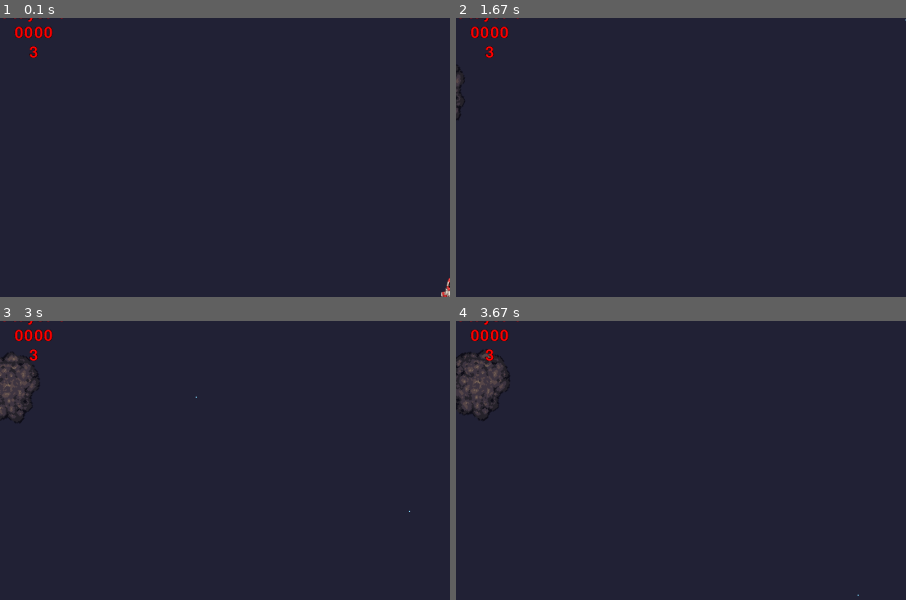
Above: before the commit, frames 1-4 (two rows, left to right).
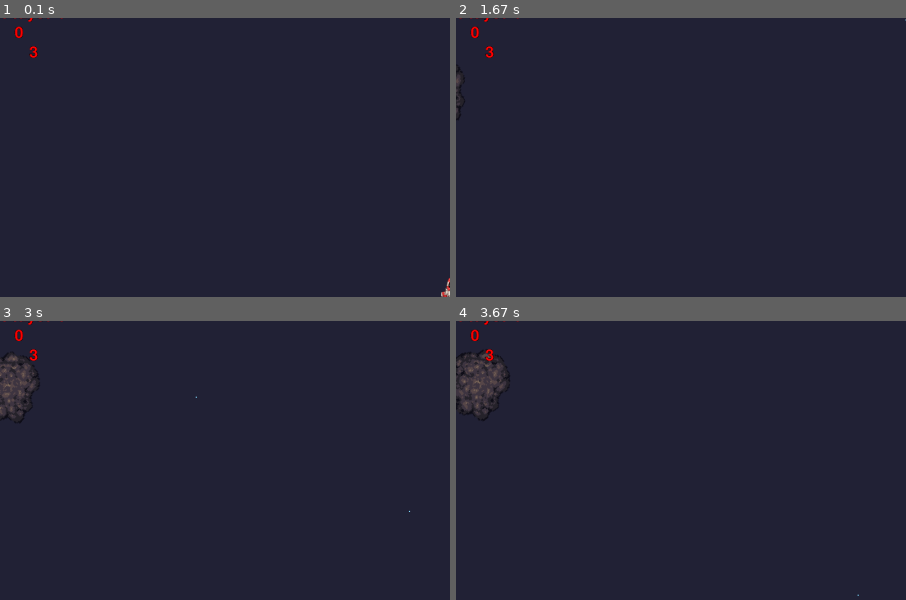
Above: after the commit, the same moments.

Repository: mattstoneham/Pygame
Game: pygame game, started from asteroids/asteroids.py
The game is run twice, just before and just after one commit, with the same random seed, the same clock (stepped at 60 frames per second) and the same inputs.
Inputs:
- Up to frame 1 (0.1 s): no input
- Up to frame 2 (1.67 s): tap Space at 0.33, 0.73, 1.03, 1.23, 1.57 s; hold D 0.67-1.13 s; hold W 1.17-1.47 s; hold D from 1.5 s (still down)
- Up to frame 3 (3 s): tap Space at 1.87, 2.07, 2.37, 2.63, 2.93 s; release D at 1.97 s; hold A 2-2.53 s; hold A 2.57-2.97 s
- Up to frame 4 (3.67 s): hold W 3-3.37 s; tap Space at 3.07, 3.47 s; hold D from 3.4 s (still down)
The pictures show only the part of the screen within x 0-50%, y 3-53%; the shares and areas given below are measured in that part.

The runs differ from the first frame. In frame 1, 0.2% of the frame differs, in the area x 5-12%, y 2-8%; in frame 2, 0.2%; in frame 3, 0.2%; in frame 4, 0.2%.

Commit message:
UI now updating with game stats (player 1 score and lives)

Diff:
--- a/asteroids/asteroids.py
+++ b/asteroids/asteroids.py
@@ -7,12 +7,12 @@
 
 
 # global variables
-GAMEDIR = os.path.split(os.path.abspath(os.path.realpath(sys.argv[0])))[0]      # base script path, for relative resource gathering
-SPRITEDIR = os.path.join(GAMEDIR, 'sprites')                                    # sprite directory, relative to base path
-game_state = 'menu screen'                                                      # the main game state
-game_stats = {'player1': {'score': 000, 'lives': 3, 'powerup': ''},
+g_GAMEDIR = os.path.split(os.path.abspath(os.path.realpath(sys.argv[0])))[0]      # base script path, for relative resource gathering
+g_SPRITEDIR = os.path.join(g_GAMEDIR, 'sprites')                                    # sprite directory, relative to base path
+g_game_state = 'menu screen'                                                      # the main game state
+g_game_stats = {'player1': {'score': 000, 'lives': 3, 'powerup': ''},
               'player2': {'score': 000, 'lives': 3, 'powerup': ''}}                         # tracks game stats
-COLOURS = {'BLACK': (0, 0, 0), 'GREEN': (0, 255, 0), 'L_BLUE': (130, 220, 255), # some default colours
+g_COLOURS = {'BLACK': (0, 0, 0), 'GREEN': (0, 255, 0), 'L_BLUE': (130, 220, 255), # some default g_COLOURS
            'RED': (255, 0, 0)}
 
 
@@ -44,7 +44,7 @@
 
 class SpaceObject(pygame.sprite.Sprite):
 
-    global game_state, game_stats, SPRITEDIR, COLOURS
+    global g_game_state, g_game_stats, g_SPRITEDIR, g_COLOURS
 
     def __init__(self, window, spritesize = (20, 20), position_by='center'):
         pygame.sprite.Sprite.__init__(self)         # init the parent class
@@ -68,7 +68,7 @@
         self.last_collision_owner = None            # stores the owner of the last colliding object
 
         self.image_original = pygame.Surface(spritesize)    # always clean version of the sprite image, updated from here on self.update
-        self.image_original.fill((COLOURS['L_BLUE']))       # default square fill in place of an image
+        self.image_original.fill((g_COLOURS['L_BLUE']))       # default square fill in place of an image
         self.image = self.image_original.copy()             # actual image drawn
 
         self.rebuild() # reset rect, radius and screen wrap padding values to new loaded image
@@ -156,7 +156,7 @@
             self.image = pygame.transform.rotate(self.image_original, self.orientation)  # recreate image from clean transform of original
             self.rect = self.image.get_rect()  # grab the rect of the new image
             self.rect.center = old_center  # ... and position it in the same center as the previous one
-            self.image.set_colorkey(COLOURS['BLACK'])  # new image, so need to colour key
+            self.image.set_colorkey(g_COLOURS['BLACK'])  # new image, so need to colour key
 
             # update sprite position
             self.wraparound = self.set_wraparound()  # check if conditions have been met to enable/disable wraparound
@@ -229,14 +229,14 @@
         self.do_collision_check = True              # whether to perform the collision check
         self.health = self.DEFAULT_HEALTH           # set heath to default value
 
-        game_stats[name]['score'] = 0
-        game_stats[name]['lives'] = self.lives
+        g_game_stats[name]['score'] = 0
+        g_game_stats[name]['lives'] = self.lives
 
         # load our sprites, keep an original as rotation is lossy!
-        self.player_sprites = {'default': pygame.image.load(os.path.join(SPRITEDIR, 'player.png')),
-                               'thrust': pygame.image.load(os.path.join(SPRITEDIR, 'player_thrust.png')),
-                               'shield': pygame.image.load(os.path.join(SPRITEDIR, 'player_shield.png')),
-                               'thrust_shield': pygame.image.load(os.path.join(SPRITEDIR, 'player_thrust_shield.png'))}
+        self.player_sprites = {'default': pygame.image.load(os.path.join(g_SPRITEDIR, 'player.png')),
+                               'thrust': pygame.image.load(os.path.join(g_SPRITEDIR, 'player_thrust.png')),
+                               'shield': pygame.image.load(os.path.join(g_SPRITEDIR, 'player_shield.png')),
+                               'thrust_shield': pygame.image.load(os.path.join(g_SPRITEDIR, 'player_thrust_shield.png'))}
         self.image = self.player_sprites['default'].copy()
         self.ship_original = self.image.copy()
 
@@ -251,6 +251,7 @@
         if self.lives > 0:
             print('Lost a life, you clumsy oaf')
             self.state = 'health zero'
+            g_game_stats[self.name]['lives'] = self.lives
         if self.lives == 0:
             print('He\'s dead, Jim')
             self.state = 'dead'
@@ -348,7 +349,7 @@
         self.asteroid_sprites = np.random.choice([self.asteroid_sprites_a, self.asteroid_sprites_b,
                                                   self.asteroid_sprites_c, self.asteroid_sprites_d], 1)[0]
 
-        self.image_original = pygame.image.load(os.path.join(SPRITEDIR, self.asteroid_sprites['images'][self.stage]))
+        self.image_original = pygame.image.load(os.path.join(g_SPRITEDIR, self.asteroid_sprites['images'][self.stage]))
 
         # this is temporary, need some art at this resolution
         if stage == 1:
@@ -367,7 +368,7 @@
             self.max_rotation_speed *= 4
 
         self.image = self.image_original.copy()
-        self.image.set_colorkey((COLOURS['BLACK']))
+        self.image.set_colorkey((g_COLOURS['BLACK']))
 
         self.rebuild()  # reset rect, radius and screen wrap padding values to new loaded image
 
@@ -413,10 +414,10 @@
         return self.wraparound
 
     def on_health_zero(self):
-        print('{0} on heath zero with last collision owner: {1}'.format(self, self.last_collision_owner))
+        #print('{0} on heath zero with last collision owner: {1}'.format(self, self.last_collision_owner))
         if self.last_collision_owner:  # if the last collision has an owner, e.g asteroid hit by projectile, increment scores
-            game_stats[self.last_collision_owner]['score'] = game_stats[self.last_collision_owner]['score'] + 1
-            print(game_stats)
+            g_game_stats[self.last_collision_owner]['score'] = g_game_stats[self.last_collision_owner]['score'] + 1
+            #print(g_game_stats)
             #  tidy up the above, maybe have a game stat manager class with a simpler interface
         if not self.stage == 3:
             for i in range(self.number_fragments):
@@ -461,7 +462,7 @@
 
         self.position.xy = position[0], position[1]
         # construct the sprite path - should be subfolder which contains only anim frames for this sprite
-        sprite_dir = os.path.realpath(os.path.join(SPRITEDIR, subfolder))
+        sprite_dir = os.path.realpath(os.path.join(g_SPRITEDIR, subfolder))
         # return all images in this dir (sequence)
         image_sequence = [f for f in os.listdir(sprite_dir) if os.path.isfile(os.path.join(sprite_dir, f))]
         self.images = []                    # list of pygame image objects
@@ -496,17 +497,52 @@
 
 class TextObject(SpaceObject):
 
-    def __init__(self, window, font='freesansbold.ttf', size=32, colour=COLOURS['GREEN'], text='Hello World!',
-                 position_by='center', position=(0, 0), game_stat_keys=[None,None]):
+    def __init__(self, window, font='freesansbold.ttf', size=32, colour=g_COLOURS['GREEN'], text='Hello World!',
+                 position_by='center', position=(0, 0), game_stat_keys=['', '']):
         SpaceObject.__init__(self, window, position_by=position_by)
         self.position.xy = position[0], position[1]
-        fontObj = pygame.font.Font(font, size)  # create a font object
-        self.image_original = fontObj.render(text, True, colour, COLOURS['BLACK']) # create surface obj with text drawn on it
-        self.image.set_colorkey((COLOURS['BLACK']))
+        self.fontObj = pygame.font.Font(font, size)  # create a font object
+        self.colour = colour
+        self.image_original = self.fontObj.render(text, True, self.colour, g_COLOURS['BLACK']) # create surface obj with text drawn on it
+        self.image = self.image_original.copy()
+        self.image.set_colorkey((g_COLOURS['BLACK']))
         self.rebuild()
 
-    def before_update(self):
-        pass
+        if self.position_by == 'center':
+            self.rect.center = self.position
+        if self.position_by == 'midleft':
+            self.rect.midleft = self.position
+        if self.position_by == 'midright':
+            self.rect.midright = self.position
+        if self.position_by == 'midtop':
+            self.rect.midtop = self.position
+        if self.position_by == 'midbottom':
+            self.rect.midbottom = self.position
+        if self.position_by == 'topleft':
+            self.rect.topleft = self.position
+        if self.position_by == 'topright':
+            self.rect.topright = self.position
+        if self.position_by == 'bottomleft':
+            self.rect.bottomleft = self.position
+        if self.position_by == 'bottomright':
+            self.rect.bottomright = self.position
+
+        self.player_key = None
+        self.stat_key = None
+        if game_stat_keys[0] in g_game_stats:
+            if game_stat_keys[1] in g_game_stats[game_stat_keys[0]]:
+                self.player_key = game_stat_keys[0]
+                self.stat_key = game_stat_keys[1]
+        #print(self.player_key, self.stat_key)
+
+
+    def update(self):
+        if not self.player_key == None and not self.stat_key == None:
+            text = g_game_stats[self.player_key][self.stat_key]
+            self.image = self.fontObj.render(str(text), True, self.colour, g_COLOURS['BLACK'])
+            self.image.set_colorkey((g_COLOURS['BLACK']))
+
+
 
 
 
@@ -516,6 +552,9 @@
     # some constants...
     FPS = 120                   # set frames per second
     COLLISION_TICK = 16         # tick interval in milliseconds for collision detection
+    next_collision_update = 0   # time for next collision update
+    UI_TICK = 250               # tick interval in milliseconds for UI update
+    next_UI_update = 0          # time for next UI update
     RESPAWN_DELAY = 3000        # re-spawn delay time in milliseconds
     clock = pygame.time.Clock() # clock to allow millisecond-based (i.e frame-rate independent) timing
     multiplayer = False         # single or multi-layer
@@ -531,9 +570,11 @@
 
     # spawn the in game UI
     UI_objects = []
-    UI_objects.append(TextObject(window=window, size=28, colour=COLOURS['RED'], text='Player 1', position_by='center', position=(60, 20)))
-    UI_objects.append(TextObject(window=window, size=28, colour=COLOURS['RED'], text='0000', position_by='center', position=(60, 55)))
-    UI_objects.append(TextObject(window=window, size=28, colour=COLOURS['RED'], text='3', position_by='center', position=(60, 90)))
+    UI_objects.append(TextObject(window=window, size=28, colour=g_COLOURS['RED'], text='Player 1', position_by='center', position=(60, 20)))
+    UI_objects.append(TextObject(window=window, size=28, colour=g_COLOURS['RED'], text='0000', position_by='center',
+                                 position=(60, 55), game_stat_keys=['player1', 'score']))
+    UI_objects.append(TextObject(window=window, size=28, colour=g_COLOURS['RED'], text='3', position_by='center',
+                                 position=(60, 90), game_stat_keys=['player1', 'lives']))
     for UI_object in UI_objects:
         UI_draw_sprites.add(UI_object)
         UI_update_sprites.add(UI_object)
@@ -603,14 +644,14 @@
 
 
         # Collision checks
-        for projectile in projectile_sprites:#
-            if (timenow - projectile.last_collision_check) > COLLISION_TICK:
+        if timenow >= next_collision_update:
+            for projectile in projectile_sprites:  #
                 projectile.collision_check(asteroid_sprites)
                 projectile.last_collision_check = timenow
-        for player in player_draw_sprites:
-            if (timenow - player.last_collision_check) > COLLISION_TICK:
+            for player in player_draw_sprites:
                 player.collision_check(asteroid_sprites)
                 player.last_collision_check = timenow
+            next_collision_update = timenow + COLLISION_TICK
 
 
         # Check player states and manage group membership # dead, playing, health zero, awaiting re-spawn, teleporting
@@ -658,7 +699,9 @@
         asteroid_sprites.update()
         projectile_sprites.update()
         explosion_sprites.update()
-        UI_update_sprites.update()
+        if timenow >= next_UI_update:
+            UI_update_sprites.update()
+            next_UI_update = timenow + UI_TICK
 
         # Draw
         window.DISPLAYSURF.fill((35, 35, 55))
